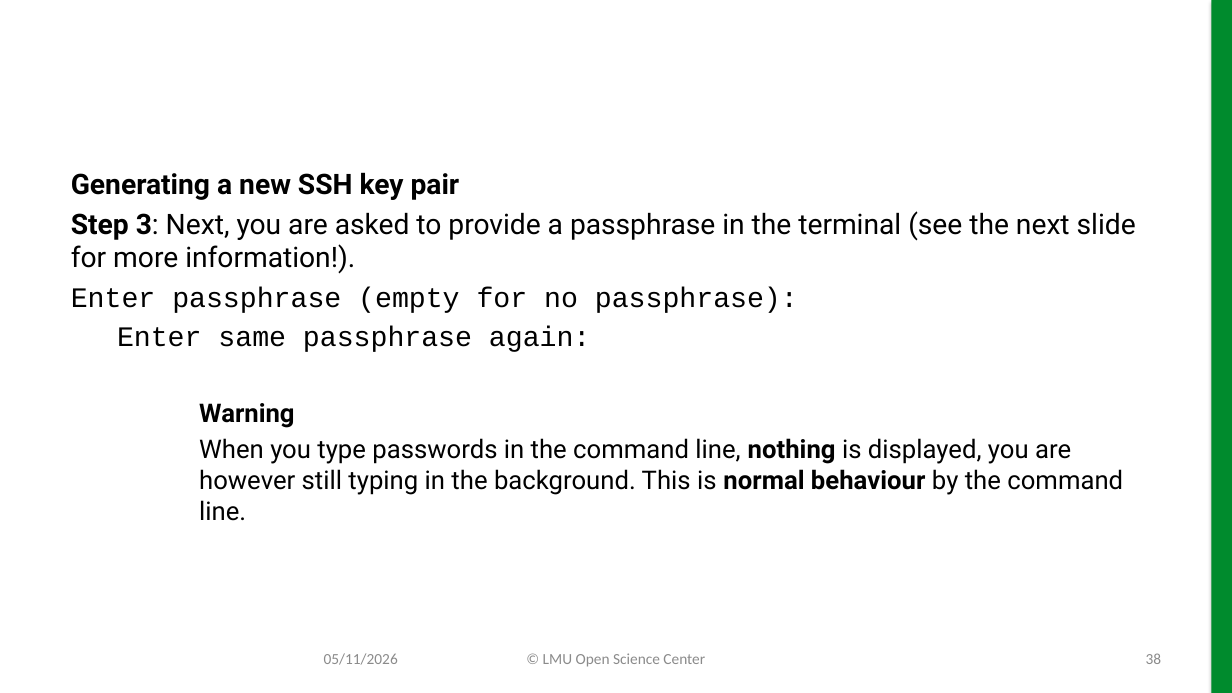
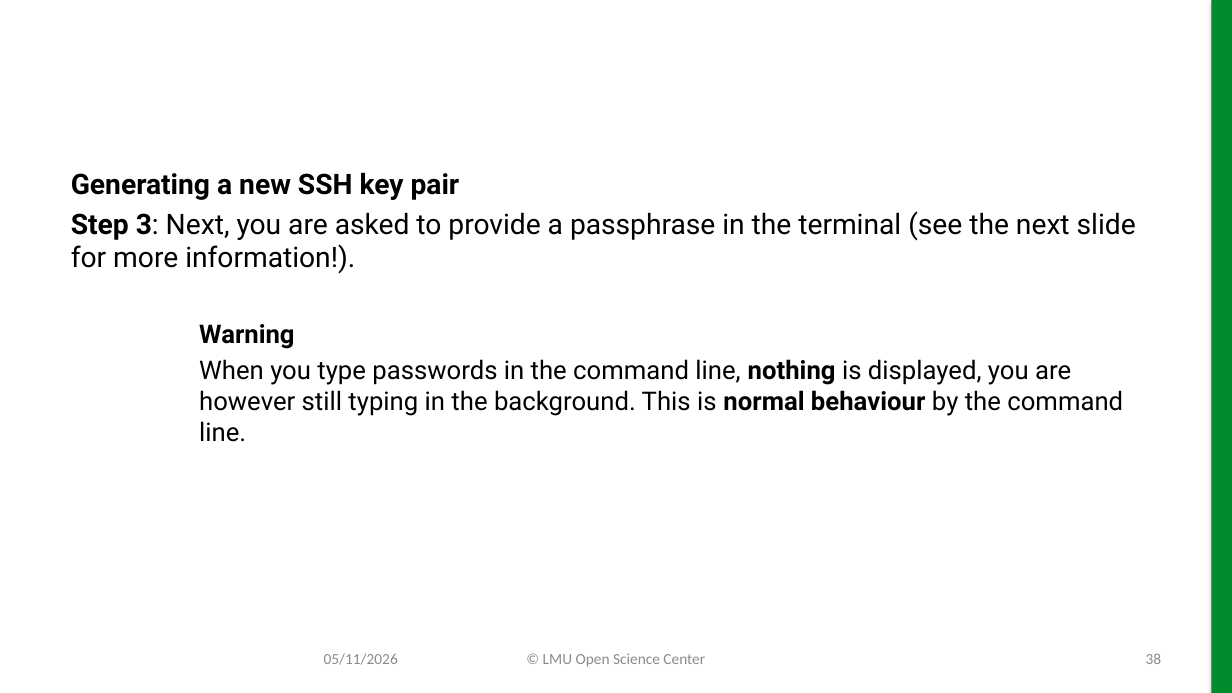
Before and after one commit to lmu-osc/slides-git, a slide deck: slide 38 of slides-git.pptx. Drawn at 1232x693 pixels with LibreOffice and Linux fonts; fonts in the diff are those of the drawing; background and template pictures are left out. Boxes give left, top, right and bottom in pixels: in the first picture for what was removed or moved away, otherwise in the second. Text is boxed around its words. In the diff, an @@ line names an element or a change of style, - is before the commit and + after.

```diff
--- a/slides-git.pptx
+++ b/slides-git.pptx
@@ text at [71,287,798,352]: paragraph removed @@
-Enter passphrase (empty for no passphrase):
-Enter same passphrase again:
```
Also in this commit, not shown: 2 other slides changed, 9 other files.
